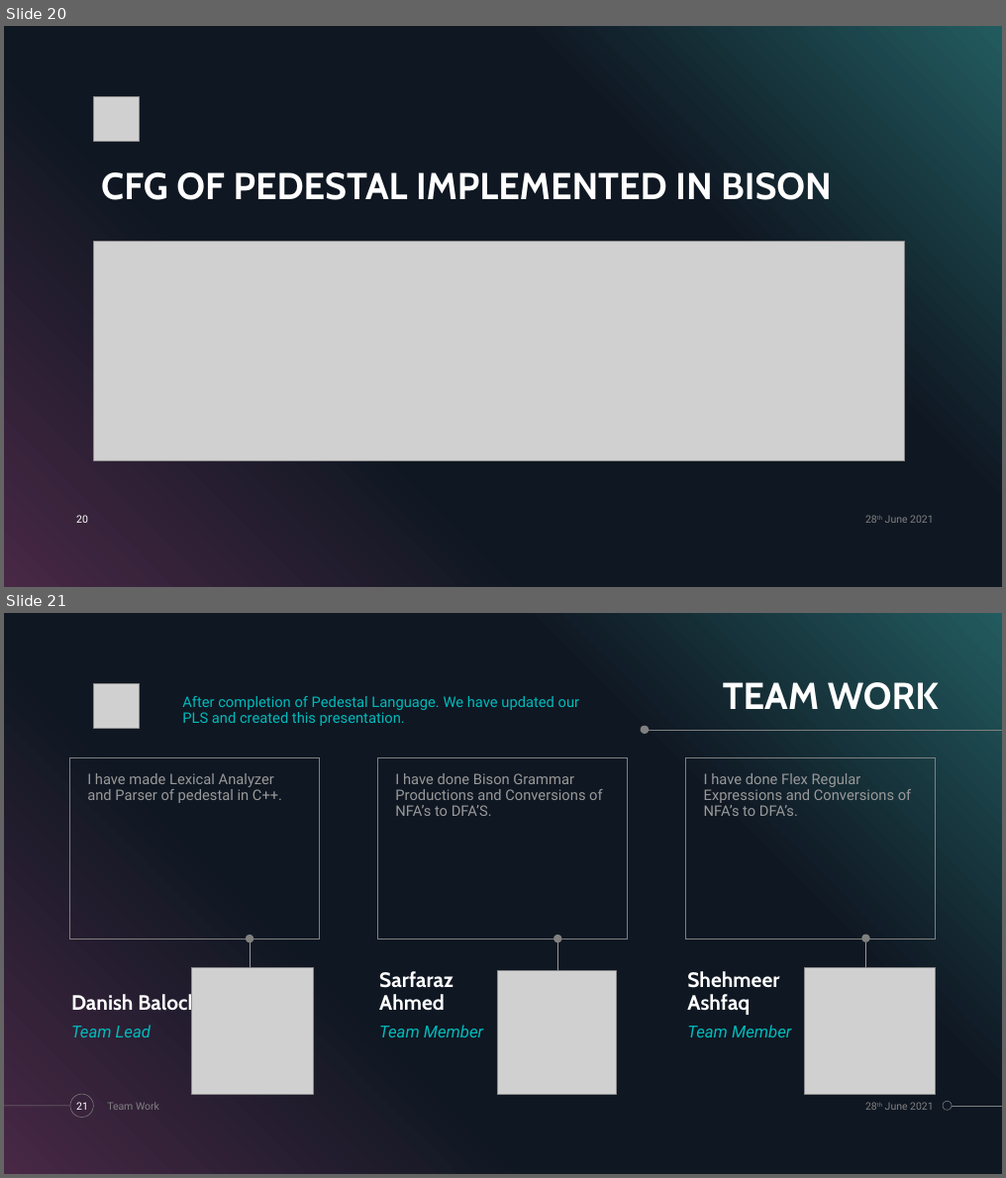
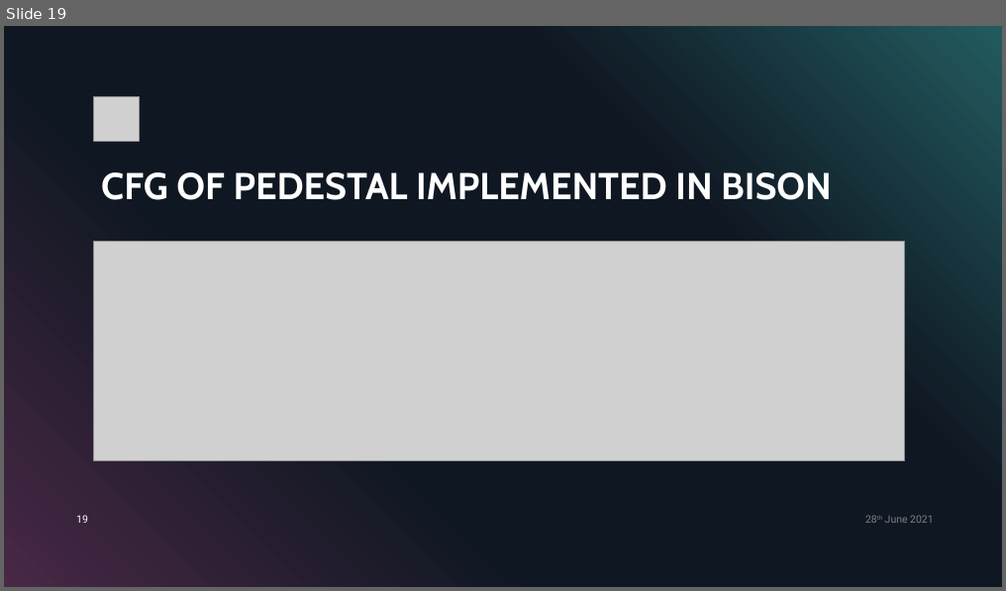
Before and after one commit to DanishBaloch010/compiler-parser-lexical-analyzer-in-c-flex-bison, a slide deck: Final Project/presentation/presentation.pptx. Shown one above the other, each under a label of ours: slides 20 and 21 before the commit, slide 19 after it. The pictures are 1006x1178 and 1006x591 pixels, drawn with LibreOffice and Linux fonts; fonts in the diff are those of the drawing; grey boxes stand for pictures. Boxes give left, top, right and bottom in pixels: in the first picture for what was removed or moved away, otherwise in the second. Text is boxed around its words. In the diff, an @@ line names an element or a change of style, - is before the commit and + after.

```diff
--- a/Final Project/presentation/presentation.pptx
+++ b/Final Project/presentation/presentation.pptx
@@ slide 21 removed at (4, 613, 1002, 1174), background #000000; not listed: 5 template elements that a slide beside it also shows @@
@@ picture removed at (94, 683, 139, 728) @@
@@ text removed at (182, 696, 579, 726) @@
-After completion of Pedestal Language. We have updated our PLS and created this presentation.
@@ title removed at (723, 682, 939, 710) @@
-TEAM WORK
@@ ellipse removed at (641, 725, 649, 734) @@
@@ line removed from (1002, 730) to (648, 730) @@
@@ text removed at (70, 759, 319, 940) @@
-I have made Lexical Analyzer and Parser of pedestal in C++.
@@ text removed at (378, 759, 628, 940) @@
-I have done Bison Grammar Productions and Conversions of NFA’s to DFA’S.
@@ text removed at (686, 759, 936, 940) @@
-I have done Flex Regular Expressions and Conversions of NFA’s to DFA’s.
@@ ellipse removed at (246, 935, 254, 943) @@
@@ ellipse removed at (553, 935, 561, 943) @@
@@ ellipse removed at (862, 934, 870, 943) @@
@@ line removed from (866, 975) to (866, 939) @@
@@ picture removed at (191, 967, 313, 1094) @@
@@ line removed from (250, 975) to (250, 940) @@
@@ line removed from (558, 975) to (558, 940) @@
@@ picture removed at (805, 967, 936, 1094) @@
@@ text removed at (71, 992, 199, 1016) @@
-Danish Baloch
@@ text removed at (379, 971, 453, 1010) @@
-Sarfaraz Ahmed
@@ picture removed at (497, 971, 617, 1094) @@
@@ text removed at (687, 971, 779, 1015) @@
-Shehmeer Ashfaq
@@ text removed at (71, 1025, 151, 1038) @@
-Team Lead
@@ text removed at (379, 1025, 483, 1038) @@
-Team Member
@@ text removed at (687, 1025, 791, 1038) @@
-Team Member
@@ page number removed at (76, 1102, 88, 1110) @@
-21
@@ text removed at (107, 1102, 159, 1110) @@
-Team Work
@@ text removed at (885, 1102, 934, 1110) @@
-28th June 2021
@@ what was slide 20 is now slide 19 @@
@@ page number at (76, 515, 88, 523): text changed @@
-20
+19
```
Also in this commit, not shown: 1 other slide removed, 4 other files.
